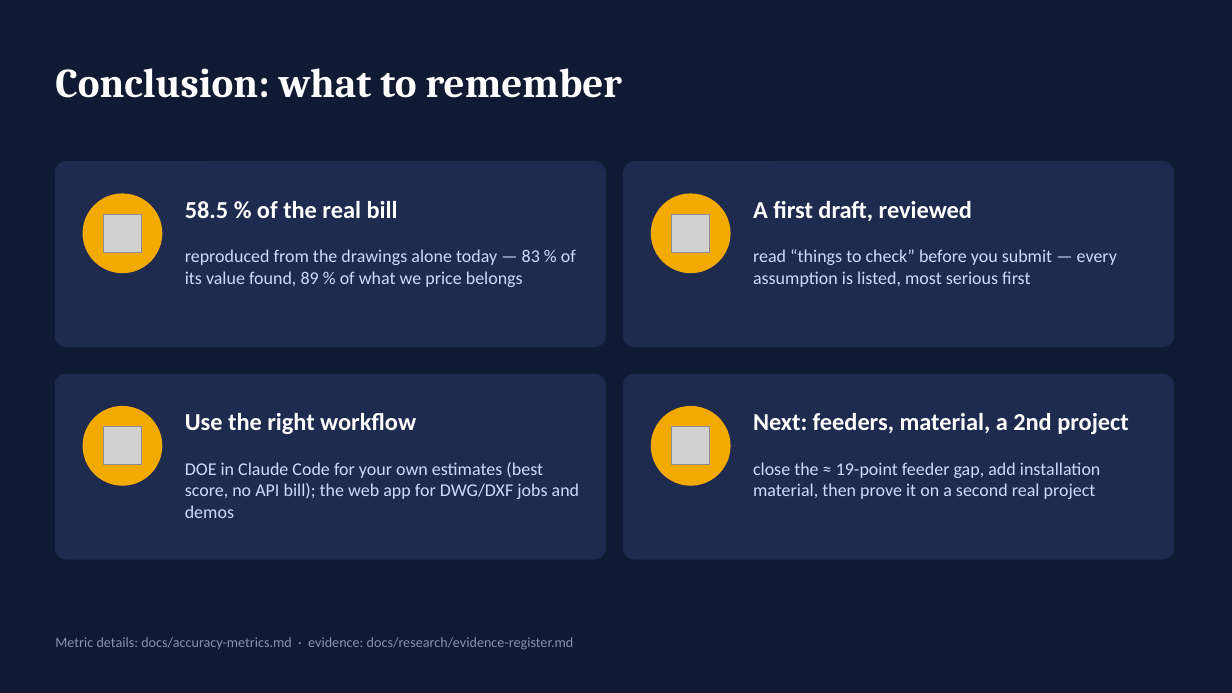
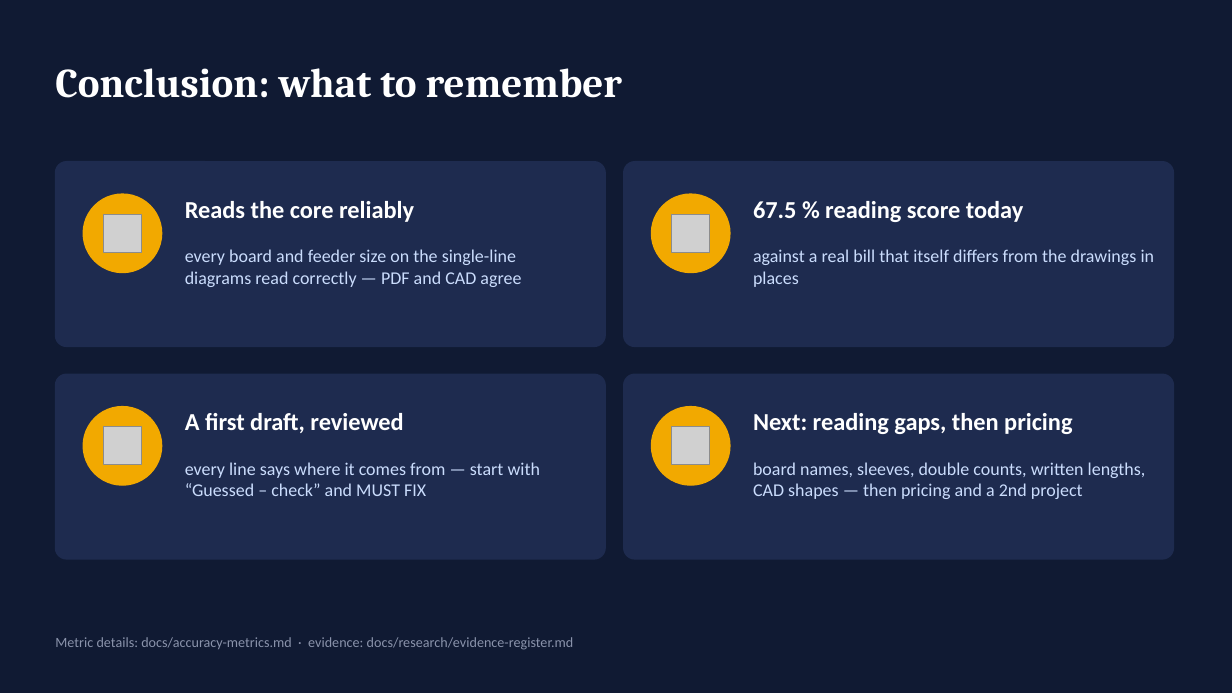
Before and after one commit to Jonathan-Lukwichi/afriplan-ai, a slide deck: slide 28 of docs/presentation/AfriPlan_User_Guide.pptx (slide 20 before the commit). Drawn at 1232x693 pixels with LibreOffice and Linux fonts; fonts in the diff are those of the drawing; grey boxes stand for pictures. Boxes give left, top, right and bottom in pixels: in the first picture for what was removed or moved away, otherwise in the second. Text is boxed around its words. In the diff, an @@ line names an element or a change of style, - is before the commit and + after.

```diff
--- a/docs/presentation/AfriPlan_User_Guide.pptx
+++ b/docs/presentation/AfriPlan_User_Guide.pptx
@@ text at box(185, 201, 414, 222): text changed @@
-58.5 % of the real bill
+Reads the core reliably
@@ text at box(753, 201, 1023, 222): text changed @@
-A first draft, reviewed
+67.5 % reading score today
@@ text at box(185, 249, 521, 287): text changed @@
-reproduced from the drawings alone today — 83 % of its value found, 89 % of what we price belongs
+every board and feeder size on the single-line diagrams read correctly — PDF and CAD agree
@@ text at box(753, 249, 1155, 287): text changed @@
-read “things to check” before you submit — every assumption is listed, most serious first
+against a real bill that itself differs from the drawings in places
@@ text at box(185, 413, 403, 433): text changed @@
-Use the right workflow
+A first draft, reviewed
@@ text at box(753, 413, 1072, 434): text changed @@
-Next: feeders, material, a 2nd project
+Next: reading gaps, then pricing
@@ text at box(185, 462, 540, 496): text changed @@
-DOE in Claude Code for your own estimates (best score, no API bill); the web app for DWG/DXF jobs and demos
+every line says where it comes from — start with “Guessed – check” and MUST FIX
@@ text at box(753, 462, 1146, 499): text changed @@
-close the ≈ 19-point feeder gap, add installation material, then prove it on a second real project
+board names, sleeves, double counts, written lengths, CAD shapes — then pricing and a 2nd project
```
Also in this commit, not shown: 5 other slides changed, 11 slides added, 2 slides removed.
